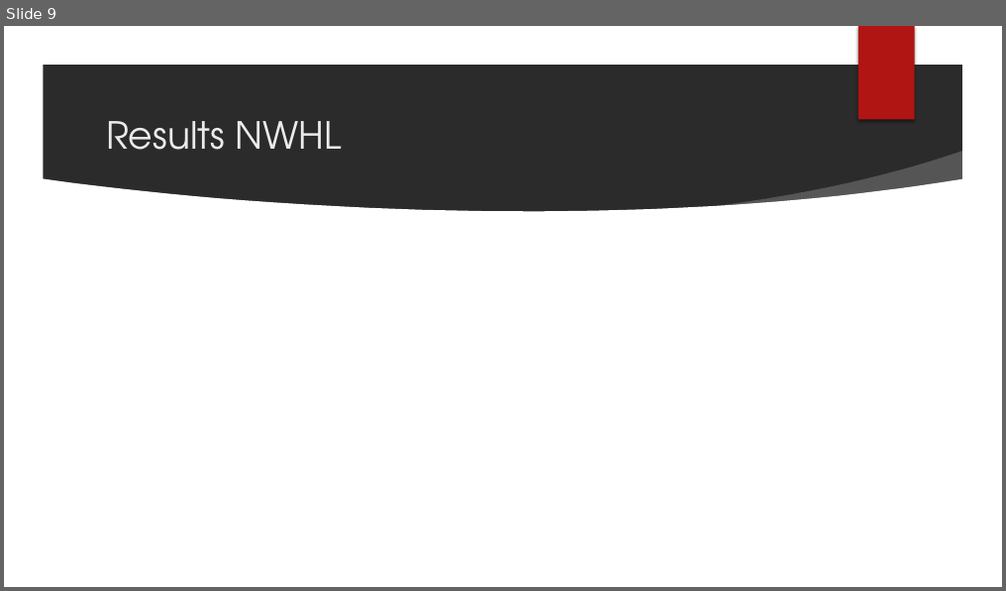
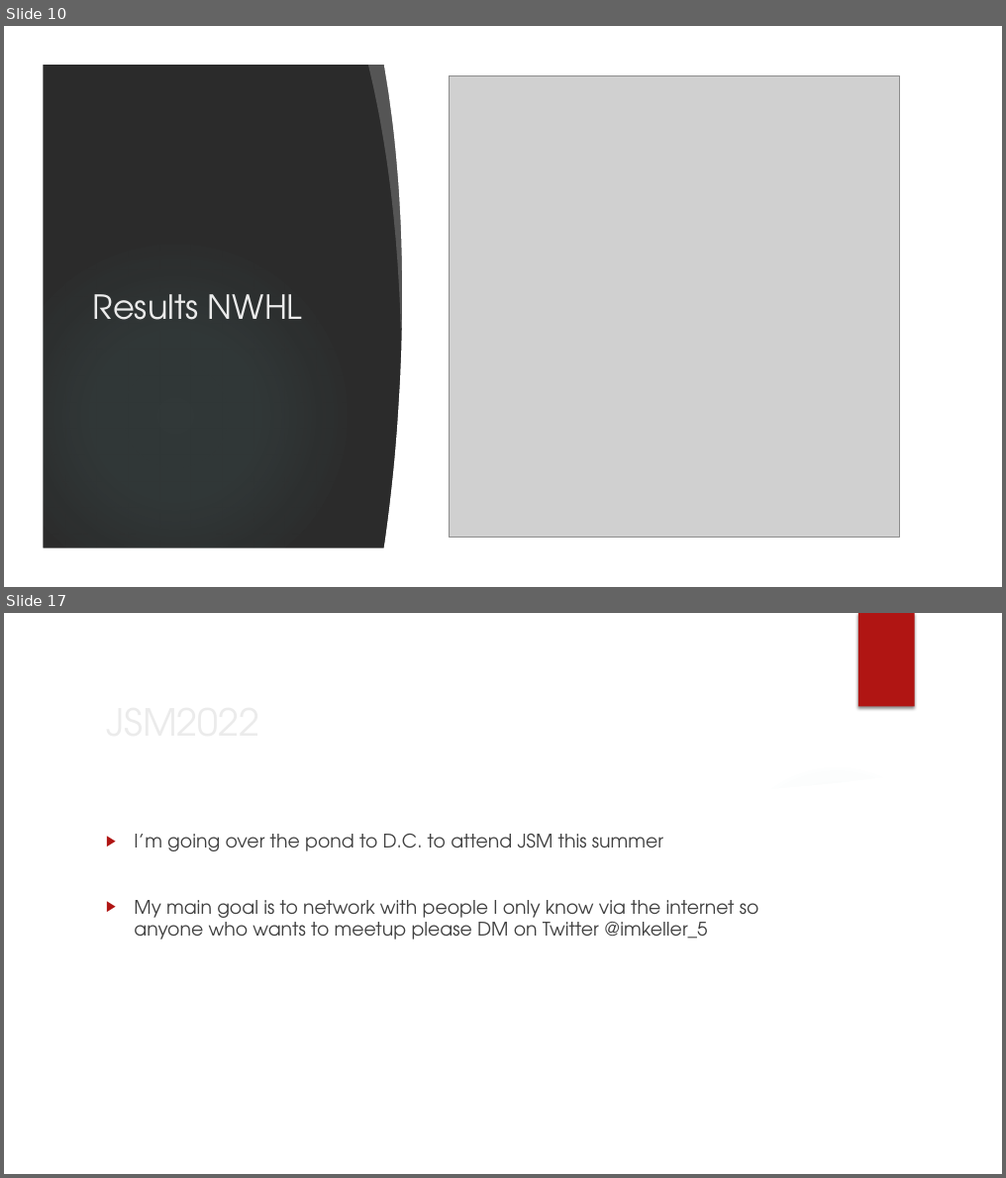
Before and after one commit to TK5-Tim/Big-Data-Cup, a slide deck: 2022/whkyhac2022/pres-whkyhac.pptx. Shown one above the other, each under a label of ours: slide 9 before the commit, slides 10 and 17 after it; the slides between them are not shown. The pictures are 1006x591 and 1006x1178 pixels, drawn with LibreOffice and Linux fonts; fonts in the diff are those of the drawing; grey boxes stand for pictures; background and template pictures are left out; a plain dark background stands for a picture behind light text. Boxes give left, top, right and bottom in pixels: in the first picture for what was removed or moved away, otherwise in the second. Text is boxed around its words. In the diff, an @@ line names an element or a change of style, - is before the commit and + after.

```diff
--- a/2022/whkyhac2022/pres-whkyhac.pptx
+++ b/2022/whkyhac2022/pres-whkyhac.pptx
@@ slide 17 added at <box>4,613,1002,1174</box>, background picture (left out); not listed: 3 template elements that a slide beside it also shows @@
@@ group added at <box>4,613,1002,1174</box>: 3 freeform shapes, 1 ellipse @@
@@ title added at <box>98,692,821,750</box>, 36 pt, text #EBEBEB @@
+JSM2022
@@ text added at <box>134,834,759,940</box>, 18 pt, text #404040 @@
+▶ I’m going over the pond to D.C. to attend JSM this summer
+▶ My main goal is to network with people I only know via the internet so anyone who wants to meetup please DM on Twitter @imkeller_5
@@ what was slide 9 is now slide 10 @@
@@ slide 10 changed as well @@
@@ group removed at <box>4,26,1002,587</box>: 3 freeform shapes, 1 ellipse @@
@@ rectangle added at <box>4,26,1002,587</box>, fill #FFFFFF @@
@@ group added at <box>4,26,1002,587</box>: 3 freeform shapes, 2 ellipses, 1 rectangle @@
@@ picture added at <box>449,76,899,538</box> @@
@@ title "Results NWHL": place and size @@
-title "Results NWHL" at <box>106,121,343,150</box>
+title "Results NWHL" at <box>93,294,303,320</box>
@@ title "Results NWHL" at <box>93,294,303,320</box>: size 36 to 32 pt @@
```
Also in this commit, not shown: 8 other slides changed, 4 other slides added, 2 slides removed, 3 other files.
